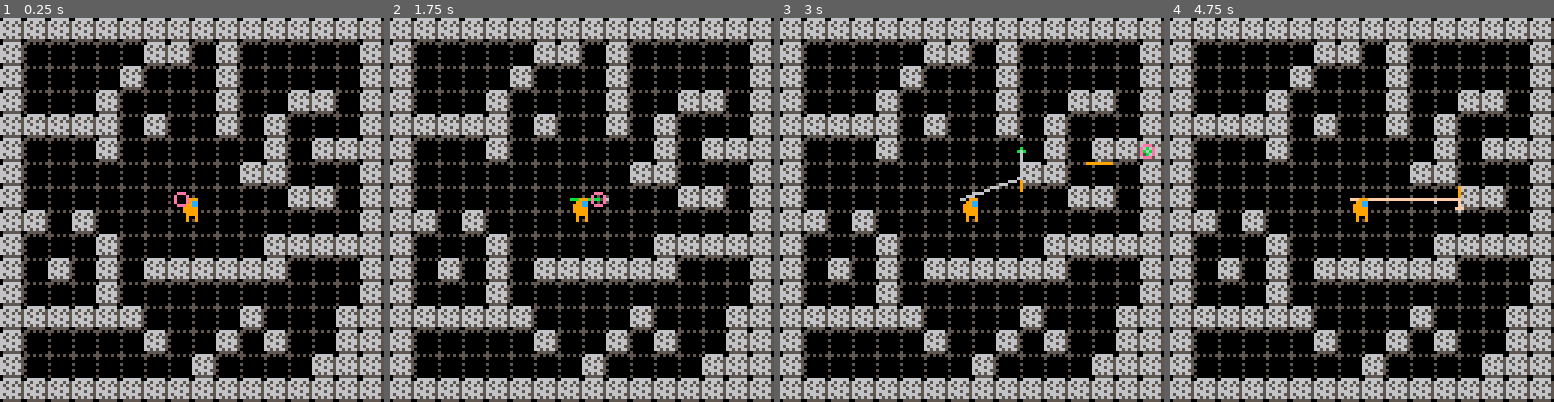
Above: before the commit, frames 1-4 (left to right).
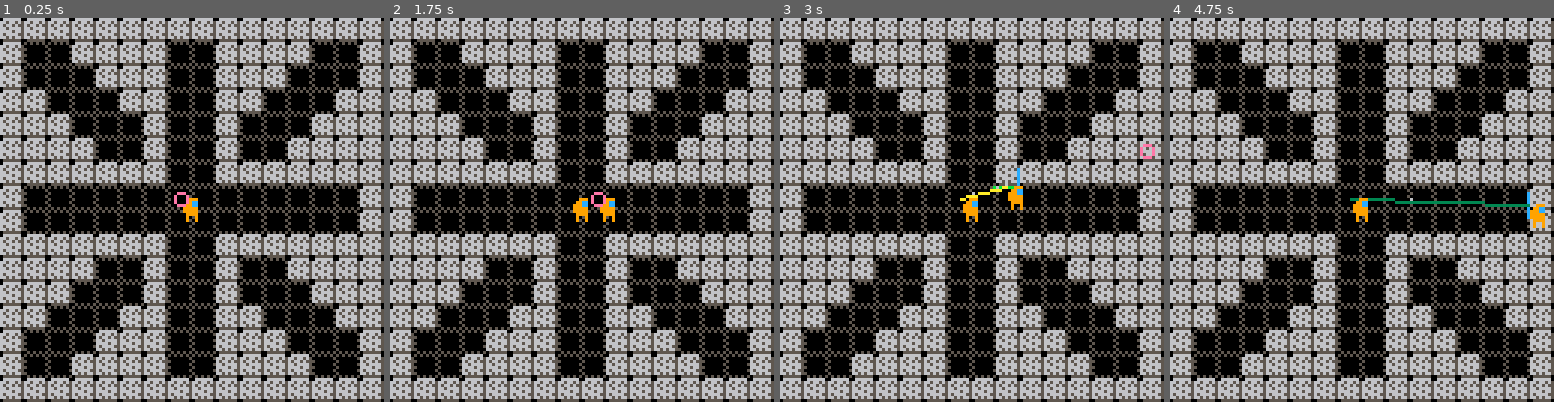
Above: after the commit, the same moments.

Repository: Cryowatt/Picowatt
Game: PICO-8 cartridge game.p8
The game is run twice, just before and just after one commit, with the same random seed, the same clock (stepped at 60 frames per second) and the same inputs.
Inputs:
- Up to frame 1 (0.25 s): no input
- Up to frame 2 (1.75 s): tap X (X key) at 0.33, 1.07 s; tap O (Z key) at 0.7, 1.7 s; hold Right from 1.6 s (still down)
- Up to frame 3 (3 s): tap X (X key) at 1.85, 2.97 s; release Right at 2.1 s; tap O (Z key) at 2.1, 2.5, 2.9 s; hold Up 2.15-2.42 s; hold Right from 2.47 s (still down)
- Up to frame 4 (4.75 s): release Right at 3.03 s; hold Left 3.08-3.58 s; tap O (Z key) every 0.4 s from 3.3 to 4.5 s; hold Down 3.63-3.97 s; hold Right 4.02-4.68 s; tap X (X key) at 4.08 s; hold Up from 4.73 s (still down)

The runs differ from the first frame. In frame 1, 43% of the frame differs, in the area x 6-94%, y 6-94%; in frame 2, 44%; in frame 3, 44%; in frame 4, 44%, in the area x 6-98%, y 6-94%.

Commit message:
First step of physics looks accurate now

Diff:
--- a/game.p8
+++ b/game.p8
@@ -16,15 +16,14 @@
 
 
 function _init()
-	printh("RESET")
+	printh("**reset**")
 	p = player.new()
 end
 
 function _update60()
 	cls()
 	map()
-	printh("update")
-	printh(p)
+	printh("**update**")
  p:update()
 end
 
@@ -33,14 +32,14 @@
 	p:draw()
 end
 __gfx__
-00000000066666600009990055050505000000000000000000000000000000000000000000000000000000000000000000000000000000000000000000000000
-00000000665665650099cc0050000000000000000000000000000000000000000000000000000000000000000000000000000000000000000000000000000000
-00700700656656550999cc0000000000000000000000000000000000000000000000000000000000000000000000000000000000000000000000000000000000
-00077000665666650999990050000000000000000000000000000000000000000000000000000000000000000000000000000000000000000000000000000000
-00077000666656650999990000000000000000000000000000000000000000000000000000000000000000000000000000000000000000000000000000000000
-00700700656666550099990050000000000000000000000000000000000000000000000000000000000000000000000000000000000000000000000000000000
-00000000665656650090090000000000000000000000000000000000000000000000000000000000000000000000000000000000000000000000000000000000
-00000000055555500090090050000000000000000000000000000000000000000000000000000000000000000000000000000000000000000000000000000000
+00000000066666600009990050505050000000000000000000000000000000000000000000000000000000000000000000000000000000000000000000000000
+00000000665665650099cc0000000005000000000000000000000000000000000000000000000000000000000000000000000000000000000000000000000000
+00700700656656550999cc0050000000000000000000000000000000000000000000000000000000000000000000000000000000000000000000000000000000
+00077000665666650999990000000005000000000000000000000000000000000000000000000000000000000000000000000000000000000000000000000000
+00077000666656650999990050000000000000000000000000000000000000000000000000000000000000000000000000000000000000000000000000000000
+00700700656666550099990000000005000000000000000000000000000000000000000000000000000000000000000000000000000000000000000000000000
+00000000665656650090090050000000000000000000000000000000000000000000000000000000000000000000000000000000000000000000000000000000
+00000000055555500090090005050505000000000000000000000000000000000000000000000000000000000000000000000000000000000000000000000000
 
 
 
@@ -176,20 +175,20 @@
 0000000000000000000000000000000000000000000000000000000000000000000000000000000000000000000000000000000000000000000000000000000000000000000000000000000000000000000000000000000000000000000000000000000000000000000000000000000000000000000000000000000000000000
 __map__
 0101010101010101010101010101010100000000000000000000000000000000000000000000000000000000000000000000000000000000000000000000000000000000000000000000000000000000000000000000000000000000000000000000000000000000000000000000000000000000000000000000000000000000
-0103030303030101030103030303030100000000000000000000000000000000000000000000000000000000000000000000000000000000000000000000000000000000000000000000000000000000000000000000000000000000000000000000000000000000000000000000000000000000000000000000000000000000
-0103030303010303030103030303030100000000000000000000000000000000000000000000000000000000000000000000000000000000000000000000000000000000000000000000000000000000000000000000000000000000000000000000000000000000000000000000000000000000000000000000000000000000
-0103030301030303030103030101030100000000000000000000000000000000000000000000000000000000000000000000000000000000000000000000000000000000000000000000000000000000000000000000000000000000000000000000000000000000000000000000000000000000000000000000000000000000
-0101010101030103030103010303030100000000000000000000000000000000000000000000000000000000000000000000000000000000000000000000000000000000000000000000000000000000000000000000000000000000000000000000000000000000000000000000000000000000000000000000000000000000
-0103030301030303030303010301010100000000000000000000000000000000000000000000000000000000000000000000000000000000000000000000000000000000000000000000000000000000000000000000000000000000000000000000000000000000000000000000000000000000000000000000000000000000
-0103030303030303030301010303030100000000000000000000000000000000000000000000000000000000000000000000000000000000000000000000000000000000000000000000000000000000000000000000000000000000000000000000000000000000000000000000000000000000000000000000000000000000
-0103030303030303030303030101030100000000000000000000000000000000000000000000000000000000000000000000000000000000000000000000000000000000000000000000000000000000000000000000000000000000000000000000000000000000000000000000000000000000000000000000000000000000
-0101030103030303030303030303030100000000000000000000000000000000000000000000000000000000000000000000000000000000000000000000000000000000000000000000000000000000000000000000000000000000000000000000000000000000000000000000000000000000000000000000000000000000
-0103030301030303030303010101010100000000000000000000000000000000000000000000000000000000000000000000000000000000000000000000000000000000000000000000000000000000000000000000000000000000000000000000000000000000000000000000000000000000000000000000000000000000
-0103010301030101010101010303030100000000000000000000000000000000000000000000000000000000000000000000000000000000000000000000000000000000000000000000000000000000000000000000000000000000000000000000000000000000000000000000000000000000000000000000000000000000
-0103030301030303030303030303030100000000000000000000000000000000000000000000000000000000000000000000000000000000000000000000000000000000000000000000000000000000000000000000000000000000000000000000000000000000000000000000000000000000000000000000000000000000
-0101010101010303030301030303010100000000000000000000000000000000000000000000000000000000000000000000000000000000000000000000000000000000000000000000000000000000000000000000000000000000000000000000000000000000000000000000000000000000000000000000000000000000
-0103030303030103030103010303010100000000000000000000000000000000000000000000000000000000000000000000000000000000000000000000000000000000000000000000000000000000000000000000000000000000000000000000000000000000000000000000000000000000000000000000000000000000
-0103030303030303010303030301010100000000000000000000000000000000000000000000000000000000000000000000000000000000000000000000000000000000000000000000000000000000000000000000000000000000000000000000000000000000000000000000000000000000000000000000000000000000
+0103030101010103030101010103030100000000000000000000000000000000000000000000000000000000000000000000000000000000000000000000000000000000000000000000000000000000000000000000000000000000000000000000000000000000000000000000000000000000000000000000000000000000
+0103030301010103030101010303030100000000000000000000000000000000000000000000000000000000000000000000000000000000000000000000000000000000000000000000000000000000000000000000000000000000000000000000000000000000000000000000000000000000000000000000000000000000
+0101030303010103030101030303010100000000000000000000000000000000000000000000000000000000000000000000000000000000000000000000000000000000000000000000000000000000000000000000000000000000000000000000000000000000000000000000000000000000000000000000000000000000
+0101010303030103030103030301010100000000000000000000000000000000000000000000000000000000000000000000000000000000000000000000000000000000000000000000000000000000000000000000000000000000000000000000000000000000000000000000000000000000000000000000000000000000
+0101010103030103030103030101010100000000000000000000000000000000000000000000000000000000000000000000000000000000000000000000000000000000000000000000000000000000000000000000000000000000000000000000000000000000000000000000000000000000000000000000000000000000
+0101010101010103030101010101010100000000000000000000000000000000000000000000000000000000000000000000000000000000000000000000000000000000000000000000000000000000000000000000000000000000000000000000000000000000000000000000000000000000000000000000000000000000
+0103030303030303030303030303030100000000000000000000000000000000000000000000000000000000000000000000000000000000000000000000000000000000000000000000000000000000000000000000000000000000000000000000000000000000000000000000000000000000000000000000000000000000
+0103030303030303030303030303030100000000000000000000000000000000000000000000000000000000000000000000000000000000000000000000000000000000000000000000000000000000000000000000000000000000000000000000000000000000000000000000000000000000000000000000000000000000
+0101010101010103030101010101010100000000000000000000000000000000000000000000000000000000000000000000000000000000000000000000000000000000000000000000000000000000000000000000000000000000000000000000000000000000000000000000000000000000000000000000000000000000
+0101010103030103030103030101010100000000000000000000000000000000000000000000000000000000000000000000000000000000000000000000000000000000000000000000000000000000000000000000000000000000000000000000000000000000000000000000000000000000000000000000000000000000
+0101010303030103030103030301010100000000000000000000000000000000000000000000000000000000000000000000000000000000000000000000000000000000000000000000000000000000000000000000000000000000000000000000000000000000000000000000000000000000000000000000000000000000
+0101030303010103030101030303010100000000000000000000000000000000000000000000000000000000000000000000000000000000000000000000000000000000000000000000000000000000000000000000000000000000000000000000000000000000000000000000000000000000000000000000000000000000
+0103030301010103030101010303030100000000000000000000000000000000000000000000000000000000000000000000000000000000000000000000000000000000000000000000000000000000000000000000000000000000000000000000000000000000000000000000000000000000000000000000000000000000
+0103030101010103030101010103030100000000000000000000000000000000000000000000000000000000000000000000000000000000000000000000000000000000000000000000000000000000000000000000000000000000000000000000000000000000000000000000000000000000000000000000000000000000
 0101010101010101010101010101010100000000000000000000000000000000000000000000000000000000000000000000000000000000000000000000000000000000000000000000000000000000000000000000000000000000000000000000000000000000000000000000000000000000000000000000000000000000
 
 
--- a/player.lua
+++ b/player.lua
@@ -59,19 +59,19 @@
 end
 
 function player:tl()
-	return self.x, self.y
+	return point.new(self.x, self.y)
 end
 
 function player:tr()
-	return self.x + self.width, self.y
+	return point.new(self.x + self.width, self.y)
 end
 
 function player:bl()
-	return self.x, self.y + self.height
+	return point.new(self.x, self.y + self.height)
 end
 
 function player:br()
-	return self.x + self.width, self.y + self.height
+	return point.new(self.x + self.width, self.y + self.height)
 end
 
 function truncate(value, bits)
@@ -85,9 +85,11 @@
 	local y = v.point.y
 	local dx = v.magnitude.x
 	local dy = v.magnitude.y
-	local hhit = v.point + v.magnitude
-	local vhit = v.point + v.magnitude
-	circ(vhit.x, vhit.y, 1, time() * 30)
+	local hhit
+	local vhit
+	local hlength
+	local vlength
+	-- circ(vhit.x, vhit.y, 1, time() * 30)
 	-- distanceH = length
 	-- distanceV = length
 	local hx = x + dx
@@ -113,7 +115,7 @@
 				-- distanceH = sqrt(hx * hx + hy * hy)
 				-- circfill(x, y, 1, 8)
 				-- line(x, y, rx, ry, 9)
-				printh("p:" .. x .. "," .. y .. " mp:" .. shr(x, 3) .. "," .. shr(y, 3))
+				-- printh("p:" .. x .. "," .. y .. " mp:" .. shr(x, 3) .. "," .. shr(y, 3))
 				return point.new(x, y)
 			else
 				x += ray.magnitude.x
@@ -139,20 +141,26 @@
 			-- hhit.y -= sgn(yo)
 			local hit = cast(ray, v.magnitude)
 			if hit ~= nil then
-				hit.y -= direction
-				printh("Horizontal HIT!" .. tostr(hit) .. "|" .. hit:length())
-				line(hit.x - 4, hit.y, hit.x + 4, hit.y, 9)
-				return hit
+				-- hit.y = flr(hit.y - direction)
+				hit.y = hit.y - direction
+				local length = (v.point - hit):length()
+				printh("Horizontal HIT!" .. tostr(hit) .. "|" .. length .. " post-correct " .. hit:length())
+				line(hit.x - 4, hit.y, hit.x + 4, hit.y, 11)
+				return hit, length
 			end
 		end
 
 		if angle < 0.5 then
 			-- up
-			hhit = horzontal_check(-0.0001, -1) or v.point + v.magnitude
+			hhit, hlength = horzontal_check(-0.0001, -1) -- or v.point + v.magnitude, v.magnitude:length()
 		elseif angle > 0.5 then
 			-- down
-			hhit = horzontal_check(8, 1) or v.point + v.magnitude
-		end
+			hhit, hlength = horzontal_check(8, 1) -- or v.point + v.magnitude, v.magnitude:length()
+		end
+	end
+	if hhit == nil then
+		hhit = v.point + v.magnitude
+		hlength = v.magnitude:length()
 	end
 
 	--Check Vertical Lines
@@ -169,135 +177,97 @@
 			-- hhit.y -= sgn(yo)
 			local hit = cast(ray, v.magnitude)
 			if hit ~= nil then
-				hit.y -= direction
-				printh("Horizontal HIT!" .. tostr(hit) .. "|" .. hit:length())
-				line(hit.x, hit.y - 4, hit.x, hit.y + 4, 9)
-				return hit
+				-- hit.x = flr(hit.x - direction)
+				hit.x = hit.x - direction
+				local length = (v.point - hit):length()
+				printh("Vertical HIT!" .. tostr(hit) .. "|" .. length .. " post-correct " .. hit:length())
+				line(hit.x, hit.y - 4, hit.x, hit.y + 4, 12)
+				return hit, length
 			end
 		end
 
 		if 0.25 < angle and angle < 0.75 then
 			-- left
-			vhit = vertical_check(-0.0001, -1) or v.point + v.magnitude
+			vhit, vlength = vertical_check(-0.0001, -1) -- or v.point + v.magnitude, v.magnitude:length()
 		elseif angle < 0.25 or angle > 0.75 then
 			-- right
-			vhit = vertical_check(8, 1) or v.point + v.magnitude
-		end
+			vhit, vlength = vertical_check(8, 1) -- or v.point + v.magnitude, v.magnitude:length()
+		end
+	end
+
+	if vhit == nil then
+		vhit = v.point + v.magnitude
+		vlength = v.magnitude:length()
 	end
 
 	-- Move collision point to playerspace
-	local hdv = hhit - v.point
-	local vdv = vhit - v.point
-
-	if hdv:length() < vdv:length() then
+	-- local hdv = hhit - v.point
+	-- local vdv = vhit - v.point
+
+	printh("len check:" .. tostr(hlength) .. "|" .. tostr(vlength) .. "vmag:" .. v.magnitude:length())
+	if (hlength or 0x7fff.ffff) < (vlength or 0x7fff.ffff) then
 		dv = hhit - v.point
 		return vector.new(hhit, point.new(v.magnitude.x - dv.x, 0))
 	else
 		dv = vhit - v.point
 		return vector.new(vhit, point.new(0, v.magnitude.y - dv.y))
 	end
-
-	-- if hhit ~= nil then
-	-- 	printh("hhit:" .. tostr(hhit))
-	-- 	if vhit ~= nil then
-	-- 		-- printh("x:" .. tostr(xhit) .. "|y:" .. tostr(yhit))
-	-- 		if (hhit - v.point):length() < (vhit - v.point):length() then
-	-- 			printh("Two hits, h is better")
-	-- 			hitv = hhit - v.point
-	-- 			return vector.new(hhit, point.new(v.magnitude.x - hitv.x, 0))
-	-- 		else
-	-- 			printh("Two hits, v is better")
-	-- 			hitv = vhit - v.point
-	-- 			return vector.new(vhit, point.new(0, v.magnitude.y - hitv.y))
-	-- 		end
-	-- 	else
-	-- 		printh("hhit")
-	-- 		hitv = hhit - v.point
-	-- 		return vector.new(hhit, point.new(v.magnitude.x - hitv.x, 0))
-	-- 	end
-	-- elseif vhit ~= nil then
-	-- 	printh("vhit:" .. tostr(vhit))
-	-- 	hitv = vhit - v.point
-	-- 	return vector.new(vhit, point.new(0, v.magnitude.y - hitv.y))
-	-- end
-
-	-- while dof < distanceV do
-	-- 	circ(rx, ry, 1, 9)
-	-- 	mx = shr(rx, 3)
-	-- 	my = shr(ry, 3)
-	-- 	if fget(mget(mx, my), tile_flag.solid) then
-	-- 		vx = rx - x
-	-- 		vy = ry - y
-	-- 		distanceV = sqrt(vx * vx + vy * vy)
-	-- 		-- line(x, y, rx, ry, 9)
-	-- 		break
-	-- 	else
-	-- 		rx += xo
-	-- 		ry += yo
-	-- 		dof += 8
-	-- 	end
-	-- end
-
-	-- if distanceH < distanceV and distanceH < length then
-	-- 	line(x, y, x + hx, y + hy, 9)
-	-- 	circfill(x + hx, y + hy, 2, 11)
-	-- 	printh("horizontal hit")
-	-- 	--Roof or floor, kill y momentum
-	-- 	return x + hx, y + hy, dx - hx, 0
-	-- elseif distanceV < distanceH and distanceV < length then
-	-- 	line(x, y, x + vx, y + vy, 10)
-	-- 	circfill(x + vx, y + vy, 2, 11)
-	-- 	printh("vertical hit")
-	-- 	--Wall, kill x momentum
-	-- 	return hx, hy, 0,
-	-- 		--dy - hy
-	-- 		0
-	-- else
-	-- 	line(x, y, x + dx, y + dy, 10)
-	-- 	circfill(x + dx, y + dy, 2, 11)
-	-- 	printh("no hit")
-	-- 	return hx, hy, 0, 0
-	-- end
 end
 
 function player:update()
-	-- self.x = 60+sin(time())*8
-	-- self.y = 60+cos(time())*8
-
-	--move right
-	if btn(0) then
-		self.dx = self.dx - self.a_go
-	elseif self.dx < 0 then
-		-- self.dx = max(self.dx + self.a_stop, 0)
-	end
-
-	--move left
-	if btn(1) then
-		self.dx = self.dx + self.a_go
-	elseif self.dx > 0 then
-		-- self.dx = min(self.dx + self.a_stop, 0)
-	end
-
-	--move right
-	if btn(2) then
-		self.dy = self.dy - self.a_go
-	elseif self.dy < 0 then
-		-- self.dy = max(self.dy + self.a_stop, 0)
-	end
-
-	--move left
-	if btn(3) then
-		self.dy = self.dy + self.a_go
-	elseif self.dy > 0 then
-		-- self.dy = min(self.dy + self.a_stop, 0)
-	end
+	local function dir_input(bid, v, a, f)
+		if btn(bid) then
+			return v + a
+			-- elseif v != 0 then
+			-- 	return v
+			-- 	-- return max(p - v, 0)
+		else
+			return v
+		end
+	end
+
+	self.dx = dir_input(0, self.dx, -self.a_go, self.a_stop)
+	self.dx = dir_input(1, self.dx, self.a_go, -self.a_stop)
+	self.dy = dir_input(2, self.dy, -self.a_go, self.a_stop)
+	self.dy = dir_input(3, self.dy, self.a_go, -self.a_stop)
 
 	-- x, y, dx, dy = raycast(table.unpack(self:tl()), self.dx, self.dy)
 	-- x, y, dx, dy = raycast(self.x, self.y, self.dx, self.dy)
 	-- x, y, dx, dy = raycast(self.x, self.y, self.dx, self.dy)
 	-- x, y, dx, dy = raycast(self.x, self.y, self.dx, self.dy)
 	-- for i = 1, 50 do
-	local v = vector.new(point.new(self.x, self.y), point.new(self.dx, self.dy))
+	local corners = { point.new(0, 0) }
+	--, point.new(self.width, 0), point.new(0, self.height), point.new(self.width, self.height) }
+	-- local corners = { self:tl(), self:tr(), self:bl(), self:br() }
+	local p = point.new(self.x, self.y)
+	local v = point.new(self.dx, self.dy)
+	local min_l = v:length()
+	local ep = point.new(self.x + self.dx, self.y + self.dy)
+	-- local r = vector.new(corners[0], v)
+	for i = 1, #corners do
+		local x = p.x + corners[i].x
+		local y = p.y + corners[i].y
+		local hit = raycast(vector.new(p + corners[i], v))
+		if hit != nil then
+			-- local dp = p -hit.point - corners[i]
+			local hit_length = (hit.point - p - corners[i]):length()
+			if min_l > hit_length then
+				min_l = hit_length
+				ep = hit.point - corners[i]
+				line(x, y, hit.point.x, hit.point.y, i * 4 + time() * 60)
+				-- r = vector.new(corners[i], v)
+				printh("NEW BEST" .. tostr(ep))
+			end
+		end
+	end
+
+	-- Where did I end up?
+	spr(2, ep.x, ep.y, 1, 1, self.h_flip)
+
+	-- Debug abort
+	if true then return end
+
+	local v = vector.new(point.new(self:tl()), point.new(self.dx, self.dy))
 	while v.magnitude:length() > 0 do
 		local x = v.point.x
 		local y = v.point.y
@@ -309,6 +279,7 @@
 			-- line(hit.point.x, hit.point.y, hit.point.x + hit.magnitude.x, hit.point.y + hit.magnitude.y, 11)
 			-- more momentum to burn, maybe
 			v = hit
+			break
 		else
 			break
 		end
